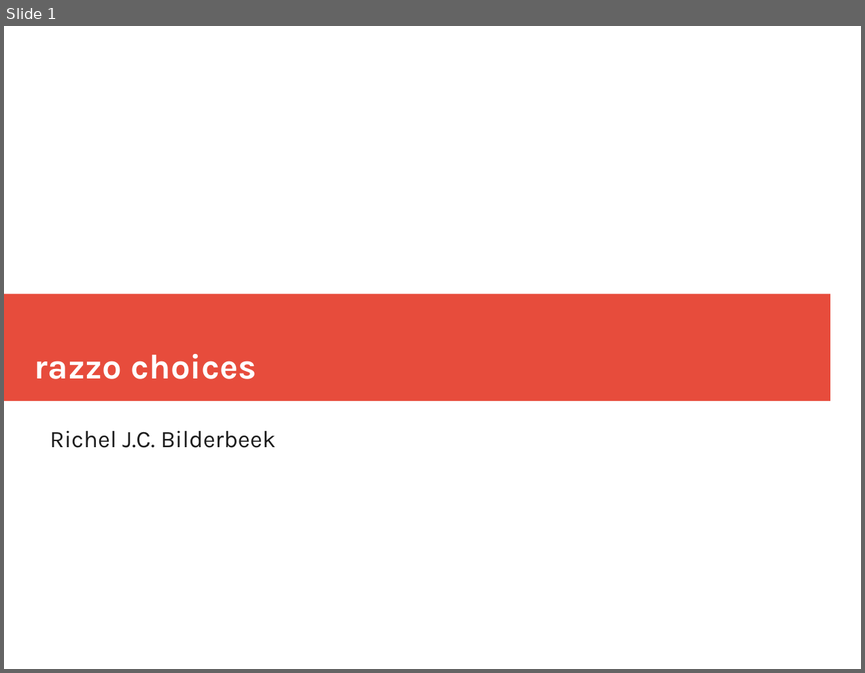
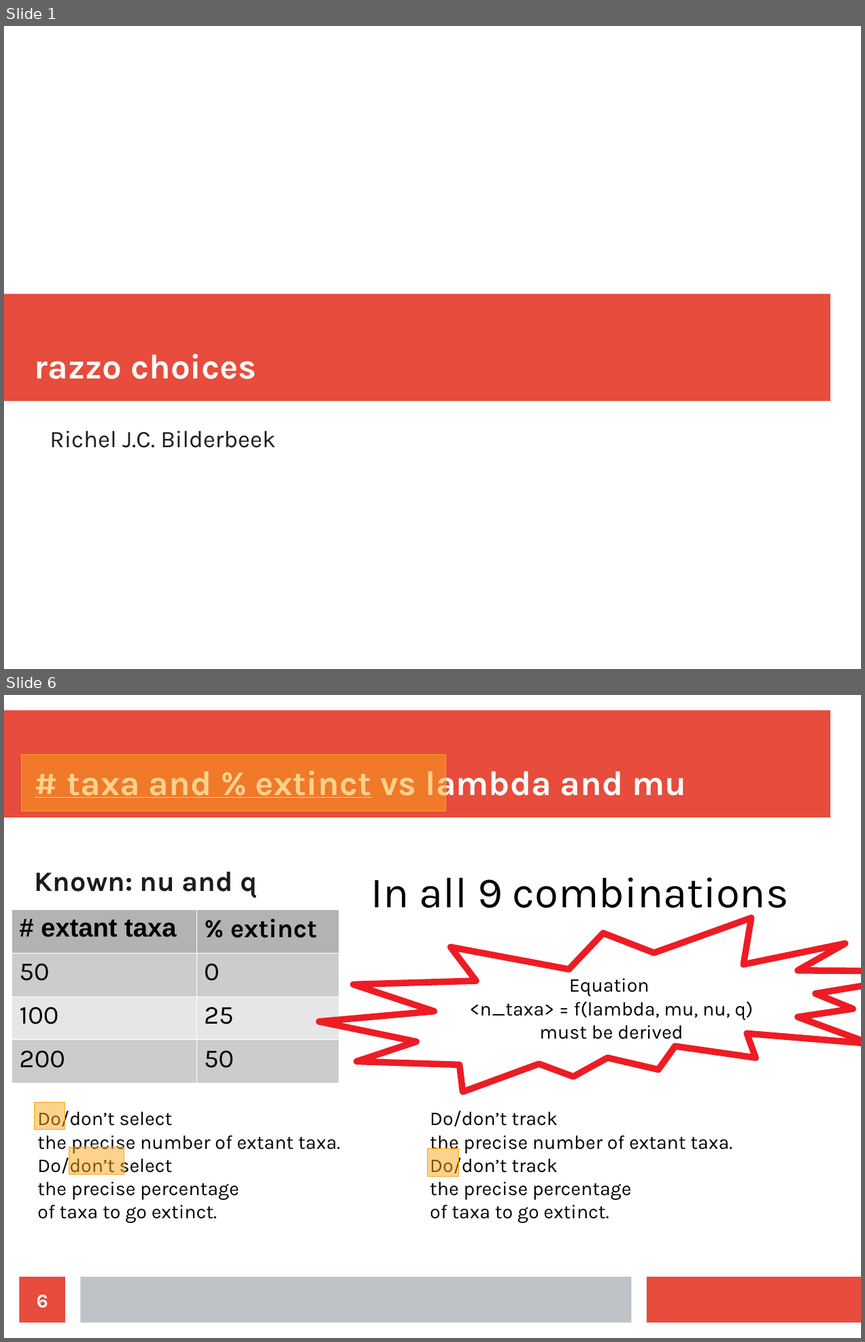
Before and after one commit to richelbilderbeek/razzo, a slide deck: doc/choices.odp. Shown one above the other, each under a label of ours: slide 1 before the commit, slides 1 and 6 after it; the slides between them are not shown. The pictures are 865x673 and 865x1342 pixels, drawn with LibreOffice and Linux fonts; fonts in the diff are those of the drawing. Boxes give left, top, right and bottom in pixels: in the first picture for what was removed or moved away, otherwise in the second. Text is boxed around its words. In the diff, an @@ line names an element or a change of style, - is before the commit and + after.

```diff
--- a/doc/choices.odp
+++ b/doc/choices.odp
@@ slide 6 added at bbox=[4, 695, 861, 1338], background #FFFFFF @@
@@ rectangle added at bbox=[4, 711, 830, 818], fill #E74C3C @@
@@ rectangle added at bbox=[21, 755, 447, 812], fill #FAA61A at 50% opacity, outline #FAA61A 0 pt @@
@@ title added at bbox=[67, 764, 686, 803], 32 pt, text #FFFFFF, bold, underline @@
+# taxa and % extinct vs lambda and mu
@@ text added at bbox=[35, 871, 257, 898], 26 pt, text #1C1C1C, bold @@
+Known: nu and q
@@ text added at bbox=[371, 877, 789, 918], 40 pt, text #000000 @@
+In all 9 combinations
@@ table added at bbox=[11, 910, 339, 1083], 4 rows, 2 columns @@
+# extant taxa | % extinct
+50 | 0
+100 | 25
+200 | 50
@@ irregular seal added at bbox=[319, 918, 861, 1092], outline #ED1C24 6.01 pt, 18 pt, text #000000 @@
+Equation
+<n_taxa> = f(lambda, mu, nu, q)
+must be derived
@@ rectangle added at bbox=[35, 1102, 65, 1130], fill #FAA61A at 50% opacity, outline #FAA61A 0 pt @@
@@ text added at bbox=[37, 1107, 341, 1223], 18 pt, text #000000 @@
+Do/don’t select
+the precise number of extant taxa.
+Do/don’t select
+the precise percentage
+of taxa to go extinct.
@@ text added at bbox=[430, 1110, 732, 1223], 18 pt, text #000000 @@
+Do/don’t track
+the precise number of extant taxa.
+Do/don’t track
+the precise percentage
+of taxa to go extinct.
@@ rectangle added at bbox=[69, 1147, 124, 1174], fill #FAA61A at 50% opacity, outline #FAA61A 0 pt @@
@@ rectangle added at bbox=[428, 1149, 459, 1176], fill #FAA61A at 50% opacity, outline #FAA61A 0 pt @@
@@ page number added at bbox=[20, 1276, 65, 1323], fill #E74C3C, 18 pt, text #FFFFFF, bold @@
+6
@@ rectangle added at bbox=[80, 1276, 632, 1323], fill #BDC3C7 @@
@@ rectangle added at bbox=[647, 1276, 861, 1323], fill #E74C3C @@
```
Also in this commit, not shown: 4 slides changed, 1 other slide added, 1 slide removed.
